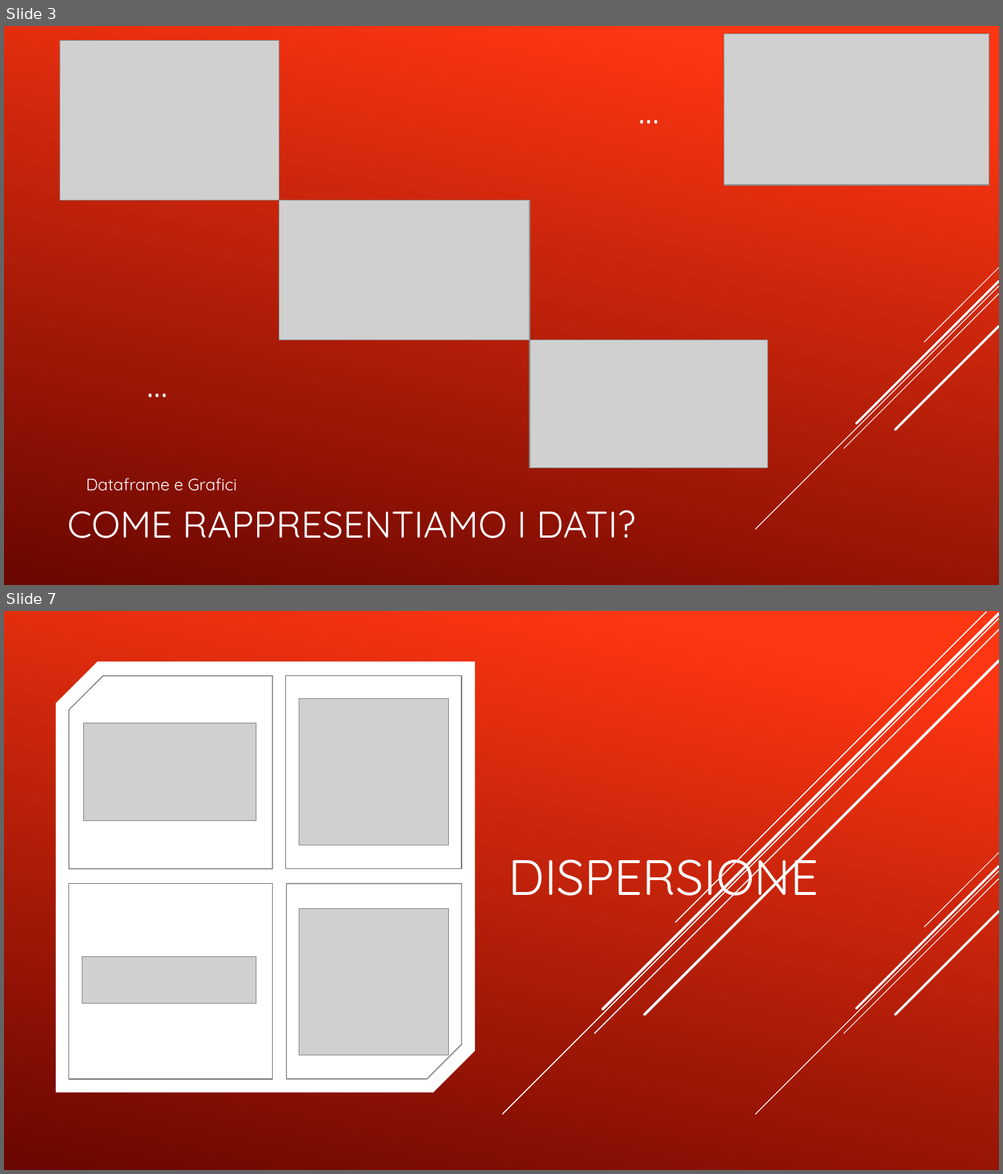
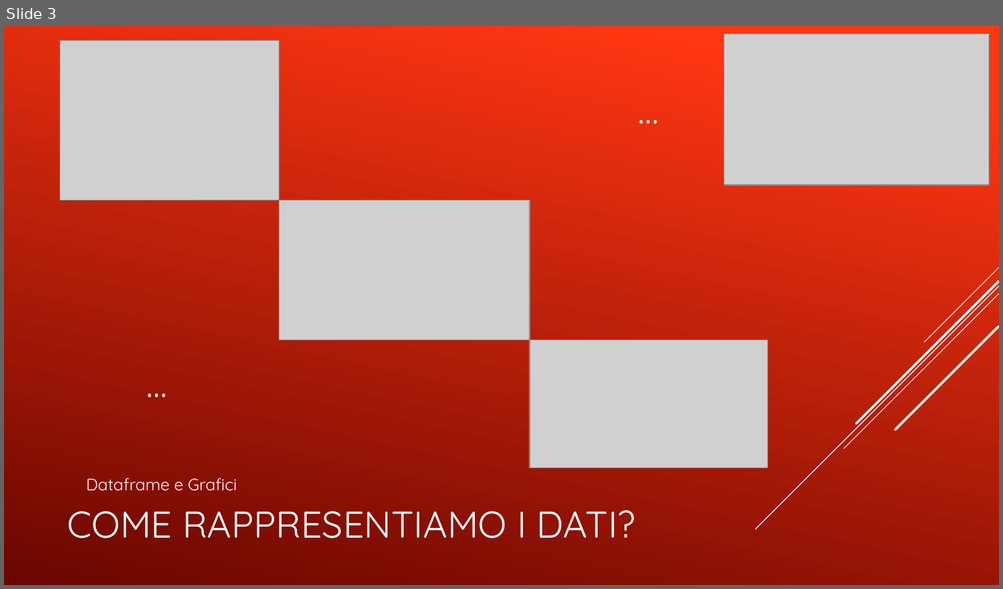
Before and after one commit to Simonotos/BusinessProject, a slide deck: PresentazioneProgettoBFS.pptx. Shown one above the other, each under a label of ours: slides 3 and 7 before the commit, slide 3 after it; the slides between them are not shown. The pictures are 1003x1174 and 1003x589 pixels, drawn with LibreOffice and Linux fonts; fonts in the diff are those of the drawing; grey boxes stand for pictures. Boxes give left, top, right and bottom in pixels: in the first picture for what was removed or moved away, otherwise in the second. Text is boxed around its words. In the diff, an @@ line names an element or a change of style, - is before the commit and + after.

```diff
--- a/PresentazioneProgettoBFS.pptx
+++ b/PresentazioneProgettoBFS.pptx
@@ slide 7 removed at (x1=4, y1=611, x2=999, y2=1170), background gradient #FF3712 to #6A0600 @@
@@ line removed from (999, 618) to (503, 1115) @@
@@ line removed from (999, 629) to (595, 1034) @@
@@ line removed from (999, 614) to (603, 1009) @@
@@ line removed from (986, 612) to (675, 923) @@
@@ snip diag rect removed at (x1=56, y1=662, x2=475, y2=1093) @@
@@ snip rect removed at (x1=69, y1=676, x2=273, y2=869) @@
@@ snip rect removed at (x1=286, y1=676, x2=462, y2=869) @@
@@ line removed from (999, 661) to (644, 1015) @@
@@ picture removed at (x1=299, y1=699, x2=448, y2=846) @@
@@ picture removed at (x1=83, y1=723, x2=256, y2=820) @@
@@ title removed at (x1=509, y1=844, x2=819, y2=908) @@
-DISPERSIONE
@@ snip rect removed at (x1=69, y1=884, x2=273, y2=1079) @@
@@ snip rect removed at (x1=286, y1=884, x2=461, y2=1079) @@
@@ picture removed at (x1=299, y1=909, x2=448, y2=1056) @@
@@ group removed at (x1=755, y1=853, x2=999, y2=1115): 5 lines @@
@@ picture removed at (x1=82, y1=957, x2=256, y2=1003) @@
```
Also in this commit, not shown: 3 slides changed, 7 slides added, 2 other slides removed.
